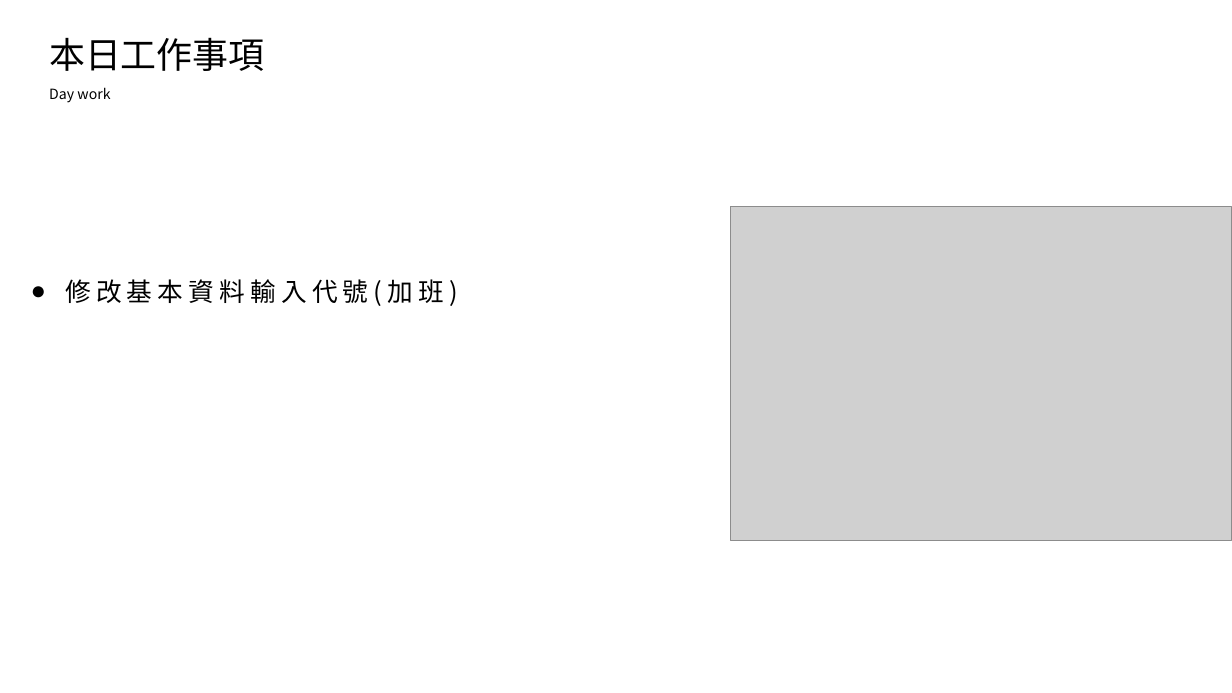
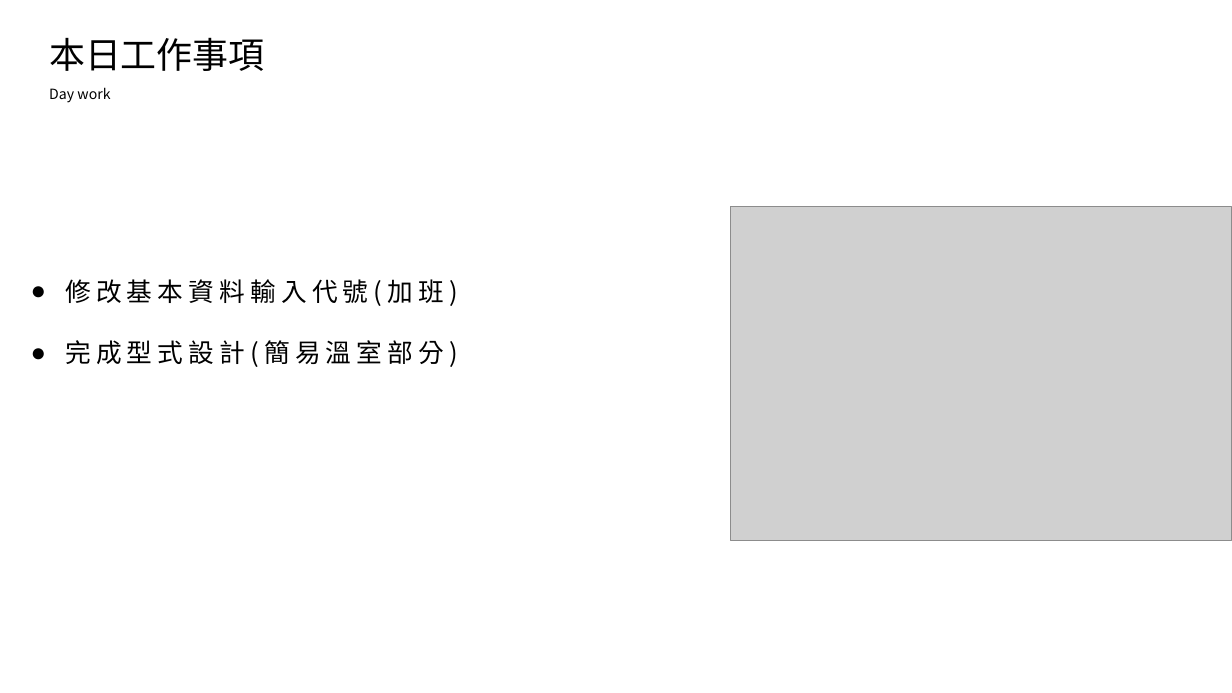
Before and after one commit to king637324/KnowledgeGreenhouseSystem, a slide deck: slide 2 of 工作日報_葉柏漢/2021.10/2021.10.08(加班)_2021.10.12工作日報_葉柏漢.pptx. Drawn at 1232x693 pixels with LibreOffice and Linux fonts; fonts in the diff are those of the drawing; grey boxes stand for pictures. Boxes give left, top, right and bottom in pixels: in the first picture for what was removed or moved away, otherwise in the second. Text is boxed around its words. In the diff, an @@ line names an element or a change of style, - is before the commit and + after.

```diff
--- a/工作日報_葉柏漢/2021.10/2021.10.08(加班)_2021.10.12工作日報_葉柏漢.pptx
+++ b/工作日報_葉柏漢/2021.10/2021.10.08(加班)_2021.10.12工作日報_葉柏漢.pptx
@@ text at (65, 340, 458, 367): paragraph added @@
+● 完成型式設計(簡易溫室部分)
```
Also in this commit, not shown: 2 slides added, 4 other files.
